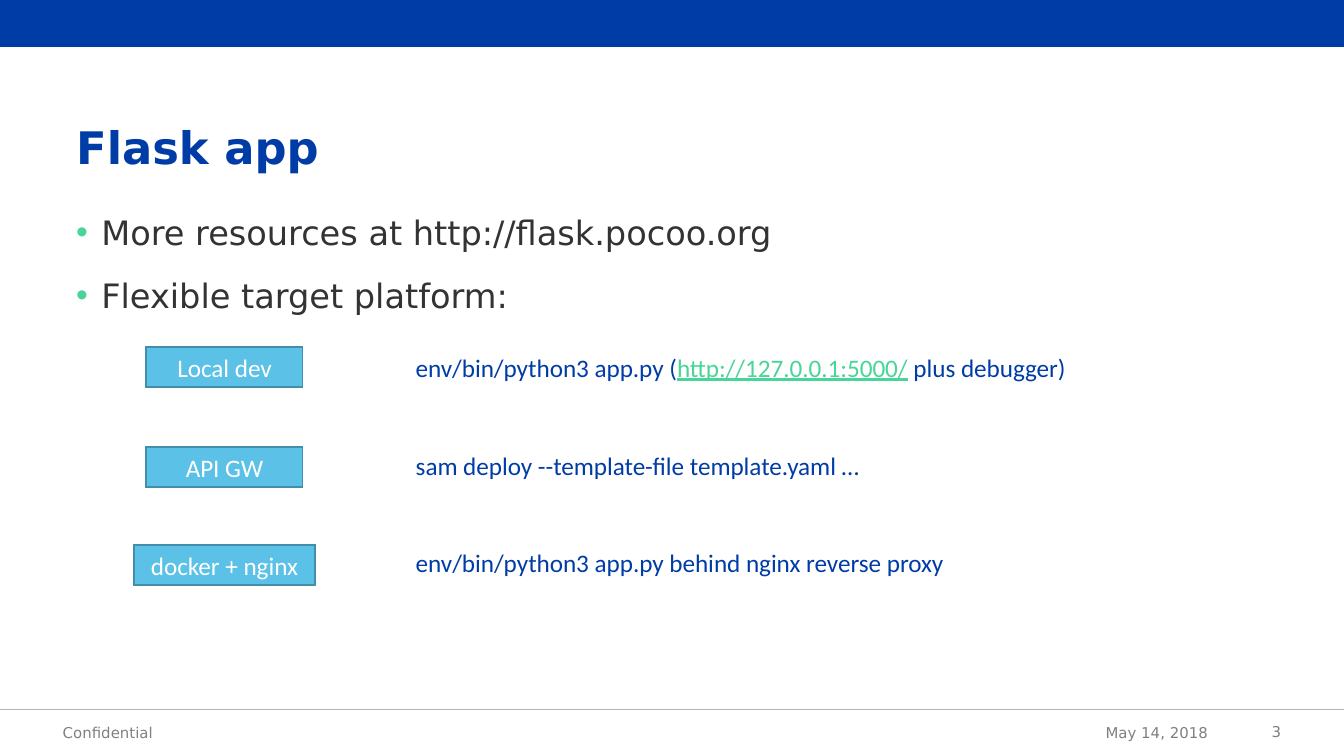
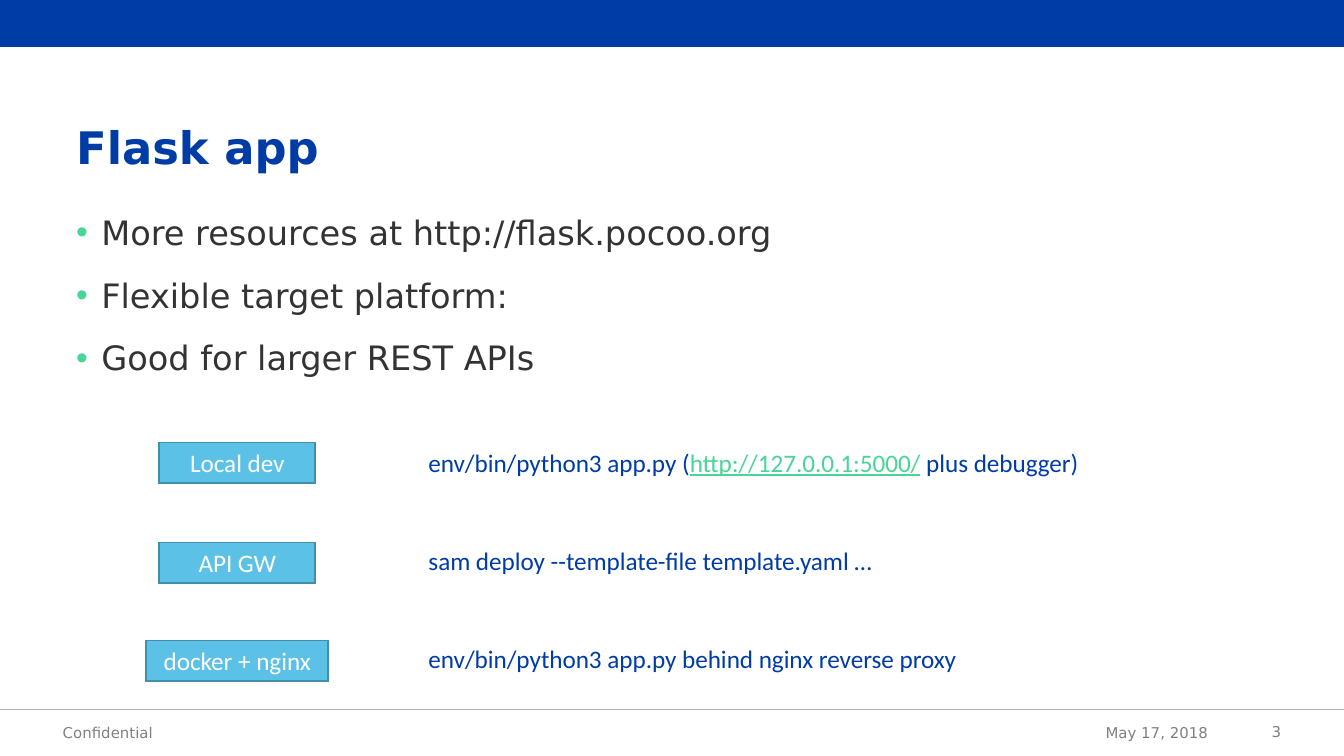
Before and after one commit to jakubzeman-acc/aws-sam-hello-world, a slide deck: slide 3 of demo.pptx. Drawn at 1344x756 pixels with LibreOffice and Linux fonts; fonts in the diff are those of the drawing; background and template pictures are left out. Boxes give left, top, right and bottom in pixels: in the first picture for what was removed or moved away, otherwise in the second. Text is boxed around its words. In the diff, an @@ line names an element or a change of style, - is before the commit and + after.

```diff
--- a/demo.pptx
+++ b/demo.pptx
@@ text at bbox=[101, 344, 535, 377]: paragraph added @@
+• Good for larger REST APIs
@@ 3 rectangles, 3 texts: place and size @@
-3 rectangles, 3 texts at bbox=[133, 347, 1066, 585]
+3 rectangles, 3 texts at bbox=[146, 442, 1079, 681]
@@ text at bbox=[1106, 727, 1208, 741]: text changed @@
-May 14, 2018
+May 17, 2018
```
Also in this commit, not shown: 4 other slides changed, 2 slides added.
